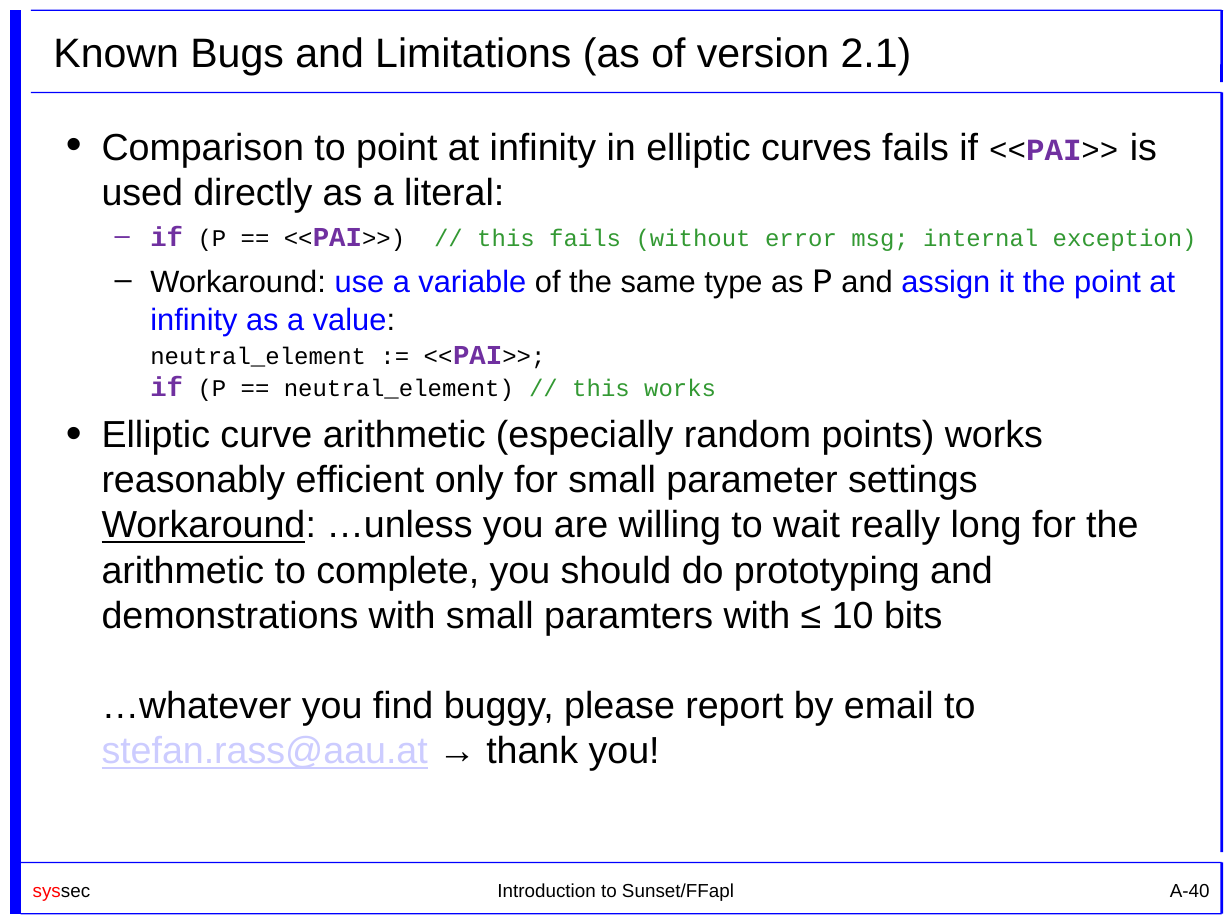
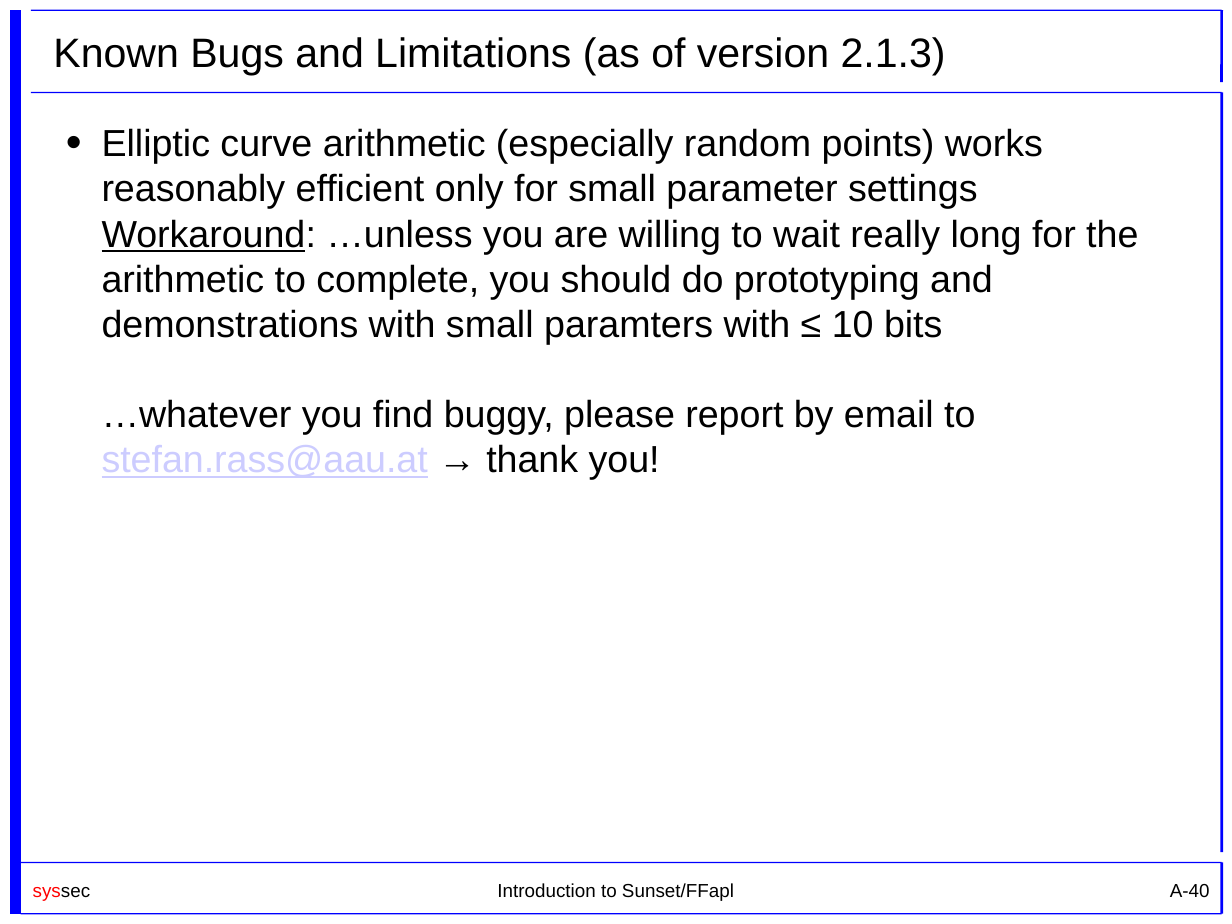
Before and after one commit to cryptool-org/cryptobrief, a slide deck: slide 40 of manual (drafts)/Sunset_Slides_UniKlu.pptx. Drawn at 1232x924 pixels with LibreOffice and Linux fonts; fonts in the diff are those of the drawing. Boxes give left, top, right and bottom in pixels: in the first picture for what was removed or moved away, otherwise in the second. Text is boxed around its words. In the diff, an @@ line names an element or a change of style, - is before the commit and + after.

```diff
--- a/manual (drafts)/Sunset_Slides_UniKlu.pptx
+++ b/manual (drafts)/Sunset_Slides_UniKlu.pptx
@@ title at (x1=53, y1=37, x2=946, y2=76): text changed @@
-Known Bugs and Limitations (as of version 2.1)
+Known Bugs and Limitations (as of version 2.1.3)
@@ text at (x1=102, y1=132, x2=1197, y2=401): paragraphs removed @@
-• Comparison to point at infinity in elliptic curves fails if <<PAI>> is used directly as a literal:
-  – if (P == <<PAI>>) // this fails (without error msg; internal exception)
-  – Workaround: use a variable of the same type as P and assign it the point at infinity as a value:
-    neutral_element := <<PAI>>;
-    if (P == neutral_element) // this works
```
Also in this commit, not shown: 1 other slide changed, 2 other files.
